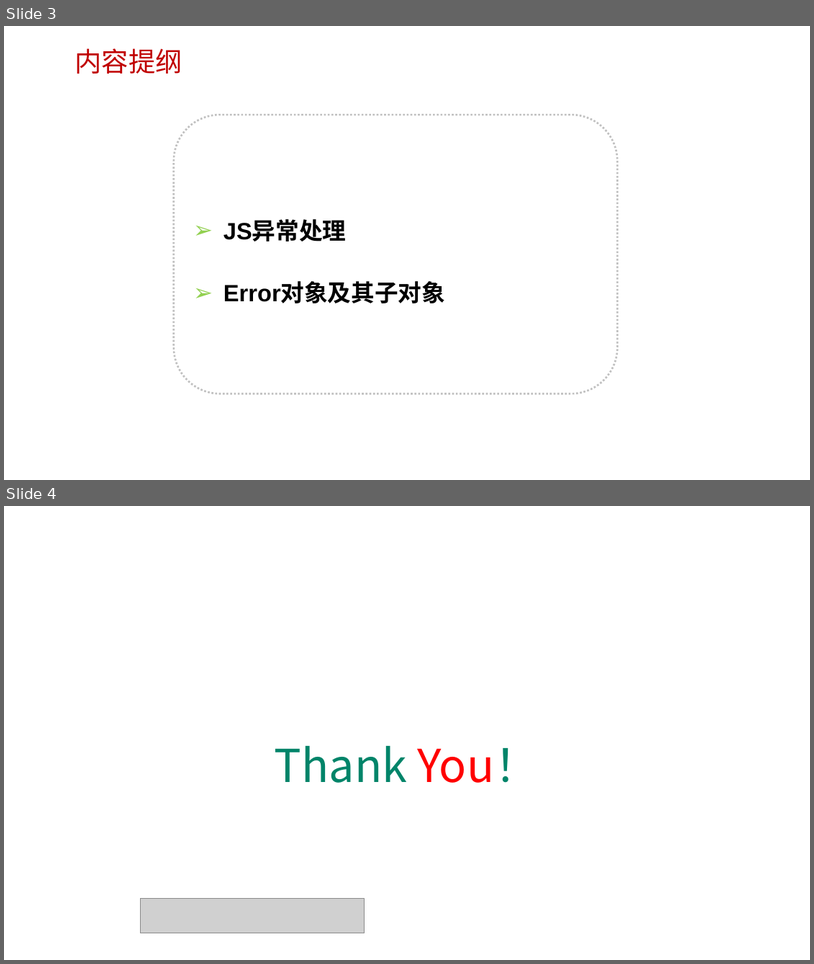
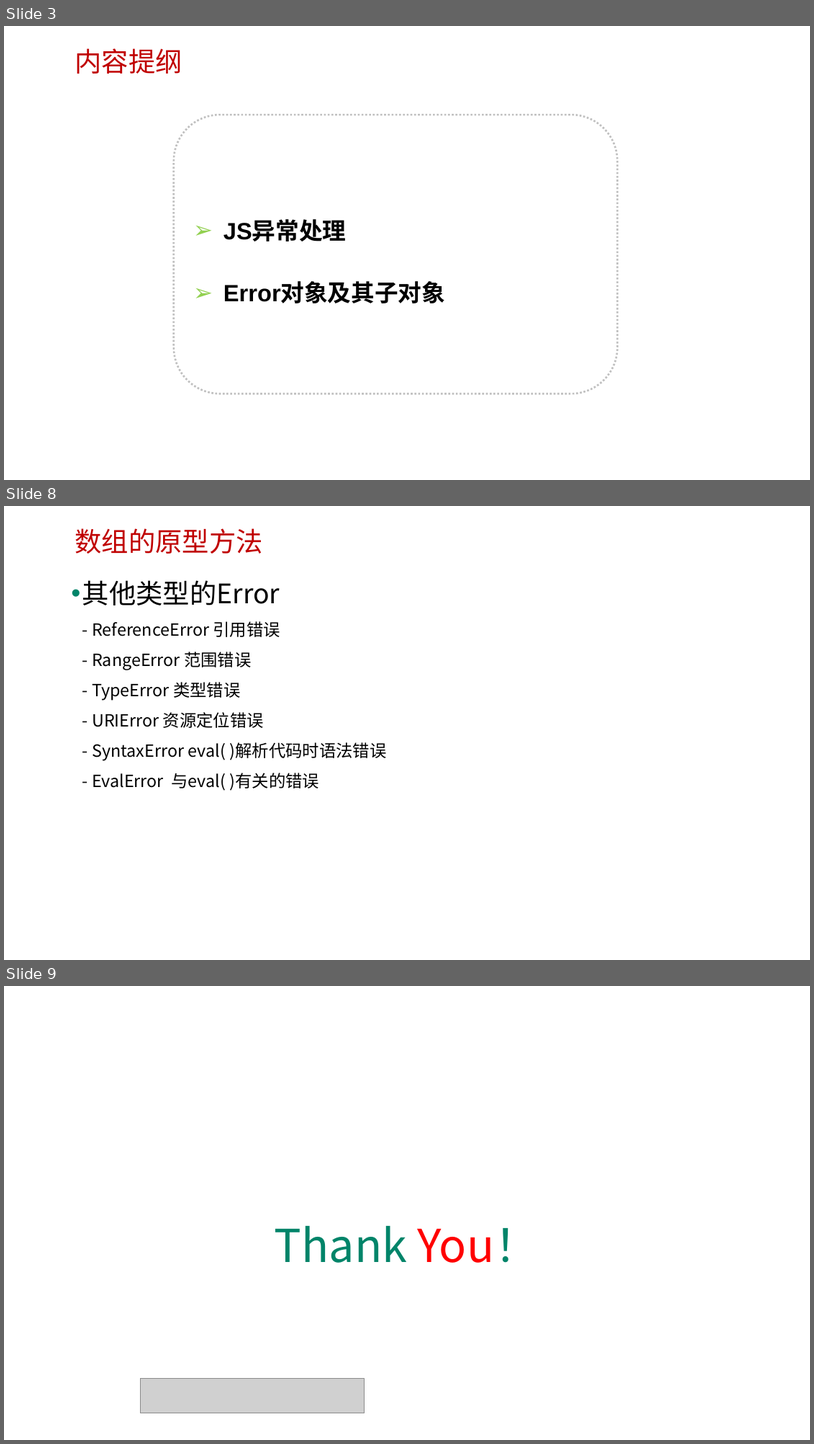
Before and after one commit to edu2act/course-javascript-advanced, a slide deck: 课程PPT/10.JavaScript标准内置对象-构造器（Error、EegExp）.pptx. Shown one above the other, each under a label of ours: slides 3 and 4 before the commit, slides 3, 8 and 9 after it; the slides between them are not shown. The pictures are 814x964 and 814x1444 pixels, drawn with LibreOffice and Linux fonts; fonts in the diff are those of the drawing; grey boxes stand for pictures; background and template pictures are left out. Boxes give left, top, right and bottom in pixels: in the first picture for what was removed or moved away, otherwise in the second. Text is boxed around its words. In the diff, an @@ line names an element or a change of style, - is before the commit and + after.

```diff
--- a/课程PPT/10.JavaScript标准内置对象-构造器（Error、EegExp）.pptx
+++ b/课程PPT/10.JavaScript标准内置对象-构造器（Error、EegExp）.pptx
@@ slide 8 added at [4,506,810,960], background picture (left out) @@
@@ text added at [75,528,262,554], 32 pt, text #C00000 @@
+数组的原型方法
@@ text added at [82,580,386,790], 20 pt, text #000000 @@
+• 其他类型的Error
+  - ReferenceError 引用错误
+  - RangeError 范围错误
+  - TypeError 类型错误
+  - URIError 资源定位错误
+  - SyntaxError eval( )解析代码时语法错误
+  - EvalError 与eval( )有关的错误
@@ what was slide 4 is now slide 9 @@
```
Also in this commit, not shown: 2 slides changed, 4 other slides added, 11 other files.
